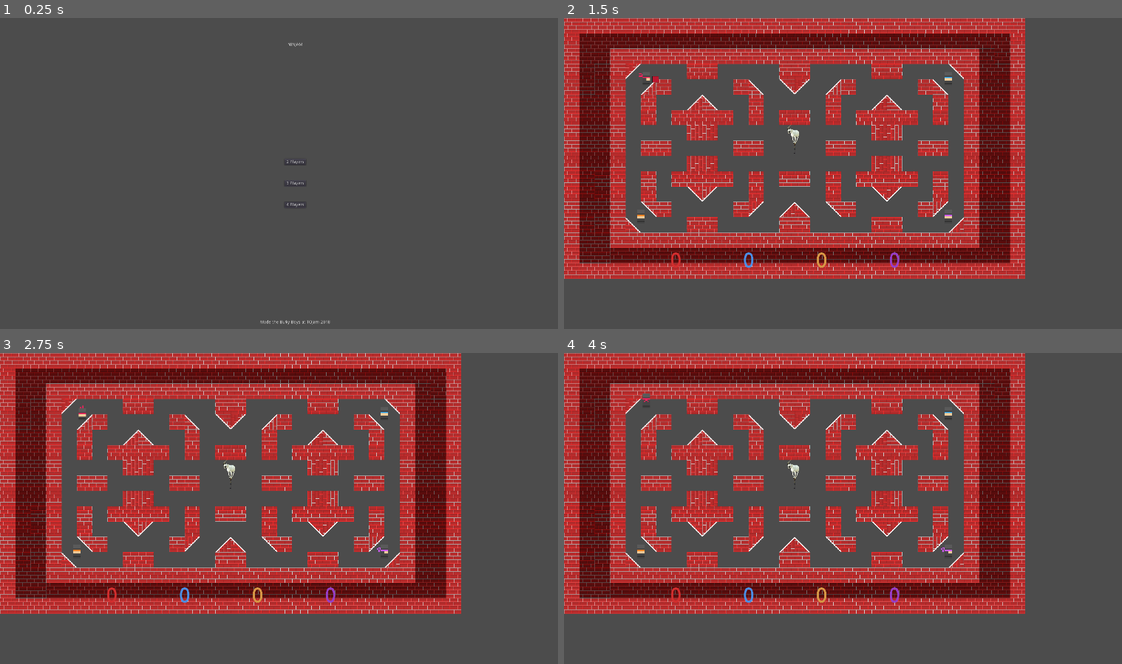
Above: before the commit, frames 1-4 (two rows, left to right).
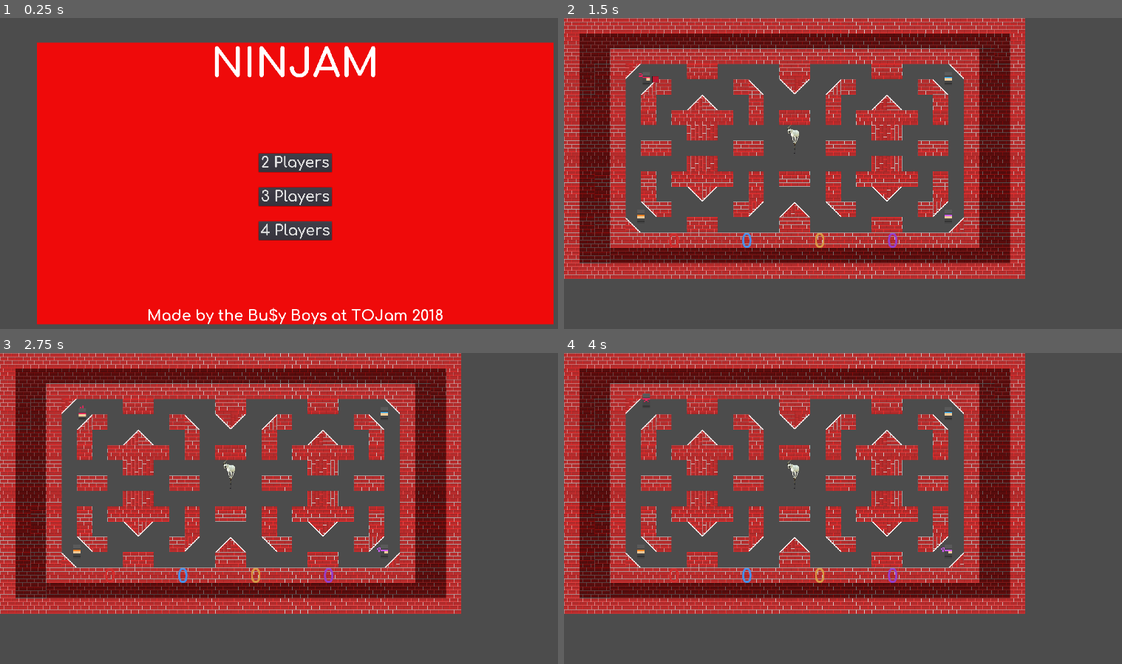
Above: after the commit, the same moments.

Repository: oryzajustin/tojam2018
Game: Godot game, scene res://GUI/MainMenu.tscn
Two runs of this game, one before a commit and one after it. Both use one fixed random seed, a clock stepped at 60 frames per second and the inputs below.
Inputs:
- Up to frame 1 (0.25 s): no input
- Up to frame 2 (1.5 s): click "2 Players" at 0.5 s; tap Enter (ninja4_throw_shuriken) at 1.25 s; hold D (ninja1_right) from 1.28 s (still down); tap E (ninja1_place_trap) at 1.35 s
- Up to frame 3 (2.75 s): tap Space (restart) at 2 s; release D (ninja1_right) at 2.03 s; hold S (ninja1_down) from 2.03 s (still down); tap Q (ninja1_throw_shuriken) at 2.1 s
- Up to frame 4 (4 s): tap Space (restart) at 2.75, 3.5 s; release S (ninja1_down) at 2.78 s; hold D (ninja1_right) 2.78-3.53 s; tap U (ninja2_place_trap) at 2.85 s; hold W (ninja1_up) from 3.53 s (still down); tap T (ninja2_throw_shuriken) at 3.6 s

The runs differ from the first frame. In frame 1, 82% of the frame differs, in the area x 6-100%, y 7-99%; in frame 2, 0.3%; in frame 3, 0.3%; in frame 4, 0.3%.

Commit message:
Polish menus

Diff:
--- a/GUI/GUI.gd
+++ b/GUI/GUI.gd
@@ -13,5 +13,5 @@
 	else:
 		get_node("VBoxContainer/Scores/").hide()
 		get_node("VBoxContainer/Text/VBoxContainer/Win Text").show()
-		get_node("VBoxContainer/Text/VBoxContainer/Winner").set_text(str(global.winner))
+		get_node("VBoxContainer/Text/VBoxContainer/Winner").set_text(str(global.winner) + "!!!")
 		get_node("VBoxContainer/Text/VBoxContainer/Restart").show()
--- a/GUI/GUI.tscn
+++ b/GUI/GUI.tscn
@@ -1,7 +1,15 @@
-[gd_scene load_steps=7 format=2]
+[gd_scene load_steps=8 format=2]
 
 [ext_resource path="res://GUI/GUI.gd" type="Script" id=1]
 [ext_resource path="res://Assets/Comfortaa-Bold.ttf" type="DynamicFontData" id=2]
+
+[sub_resource type="DynamicFont" id=5]
+
+size = 48
+use_mipmaps = false
+use_filter = false
+font_data = ExtResource( 2 )
+_sections_unfolded = [ "Font", "Settings" ]
 
 [sub_resource type="DynamicFont" id=1]
 
@@ -96,17 +104,19 @@
 anchor_top = 0.0
 anchor_right = 0.0
 anchor_bottom = 0.0
-margin_left = 864.0
-margin_top = 457.0
-margin_right = 1015.0
-margin_bottom = 507.0
+margin_left = 648.0
+margin_top = 349.0
+margin_right = 1232.0
+margin_bottom = 614.0
 rect_pivot_offset = Vector2( 0, 0 )
 rect_clip_content = false
 mouse_filter = 1
 mouse_default_cursor_shape = 0
 size_flags_horizontal = 1
 size_flags_vertical = 1
+custom_constants/separation = 50
 alignment = 0
+_sections_unfolded = [ "Theme", "custom_constants" ]
 
 [node name="Win Text" type="Label" parent="VBoxContainer/Text/VBoxContainer" index="0"]
 
@@ -114,14 +124,15 @@
 anchor_top = 0.0
 anchor_right = 0.0
 anchor_bottom = 0.0
-margin_right = 151.0
-margin_bottom = 14.0
-rect_pivot_offset = Vector2( 0, 0 )
-rect_clip_content = false
-mouse_filter = 2
-mouse_default_cursor_shape = 0
-size_flags_horizontal = 1
-size_flags_vertical = 4
+margin_right = 584.0
+margin_bottom = 55.0
+rect_pivot_offset = Vector2( 0, 0 )
+rect_clip_content = false
+mouse_filter = 2
+mouse_default_cursor_shape = 0
+size_flags_horizontal = 1
+size_flags_vertical = 4
+custom_fonts/font = SubResource( 5 )
 text = "The winner is"
 align = 1
 percent_visible = 1.0
@@ -134,19 +145,21 @@
 anchor_top = 0.0
 anchor_right = 0.0
 anchor_bottom = 0.0
-margin_top = 18.0
-margin_right = 151.0
-margin_bottom = 32.0
-rect_pivot_offset = Vector2( 0, 0 )
-rect_clip_content = false
-mouse_filter = 2
-mouse_default_cursor_shape = 0
-size_flags_horizontal = 1
-size_flags_vertical = 4
-align = 1
-percent_visible = 1.0
-lines_skipped = 0
-max_lines_visible = -1
+margin_top = 105.0
+margin_right = 584.0
+margin_bottom = 160.0
+rect_pivot_offset = Vector2( 0, 0 )
+rect_clip_content = false
+mouse_filter = 2
+mouse_default_cursor_shape = 0
+size_flags_horizontal = 1
+size_flags_vertical = 4
+custom_fonts/font = SubResource( 5 )
+align = 1
+percent_visible = 1.0
+lines_skipped = 0
+max_lines_visible = -1
+_sections_unfolded = [ "custom_fonts" ]
 
 [node name="Restart" type="Label" parent="VBoxContainer/Text/VBoxContainer" index="2"]
 
@@ -154,15 +167,16 @@
 anchor_top = 0.0
 anchor_right = 0.0
 anchor_bottom = 0.0
-margin_top = 36.0
-margin_right = 151.0
-margin_bottom = 50.0
-rect_pivot_offset = Vector2( 0, 0 )
-rect_clip_content = false
-mouse_filter = 2
-mouse_default_cursor_shape = 0
-size_flags_horizontal = 1
-size_flags_vertical = 4
+margin_top = 210.0
+margin_right = 584.0
+margin_bottom = 265.0
+rect_pivot_offset = Vector2( 0, 0 )
+rect_clip_content = false
+mouse_filter = 2
+mouse_default_cursor_shape = 0
+size_flags_horizontal = 1
+size_flags_vertical = 4
+custom_fonts/font = SubResource( 5 )
 text = "Press space to restart..."
 align = 1
 percent_visible = 1.0
--- a/GUI/MainMenu.tscn
+++ b/GUI/MainMenu.tscn
@@ -1,6 +1,51 @@
-[gd_scene load_steps=2 format=2]
+[gd_scene load_steps=6 format=2]
 
 [ext_resource path="res://GUI/MainMenu.gd" type="Script" id=1]
+[ext_resource path="res://Assets/Comfortaa-Bold.ttf" type="DynamicFontData" id=2]
+
+[sub_resource type="StyleBoxFlat" id=3]
+
+content_margin_left = -1.0
+content_margin_right = -1.0
+content_margin_top = -1.0
+content_margin_bottom = -1.0
+bg_color = Color( 0.941406, 0.040451, 0.040451, 1 )
+draw_center = true
+border_width_left = 0
+border_width_top = 0
+border_width_right = 0
+border_width_bottom = 0
+border_color = Color( 0.8, 0.8, 0.8, 1 )
+border_blend = false
+corner_radius_top_left = 0
+corner_radius_top_right = 0
+corner_radius_bottom_right = 0
+corner_radius_bottom_left = 0
+corner_detail = 8
+expand_margin_left = 0.0
+expand_margin_right = 0.0
+expand_margin_top = 0.0
+expand_margin_bottom = 0.0
+shadow_color = Color( 0, 0, 0, 0.6 )
+shadow_size = 0
+anti_aliasing = true
+anti_aliasing_size = 1
+
+[sub_resource type="DynamicFont" id=2]
+
+size = 128
+use_mipmaps = false
+use_filter = false
+font_data = ExtResource( 2 )
+_sections_unfolded = [ "Font", "Settings" ]
+
+[sub_resource type="DynamicFont" id=1]
+
+size = 48
+use_mipmaps = false
+use_filter = false
+font_data = ExtResource( 2 )
+_sections_unfolded = [ "Font", "Settings" ]
 
 [node name="Main Menu" type="MarginContainer"]
 
@@ -21,7 +66,22 @@
 script = ExtResource( 1 )
 _sections_unfolded = [ "custom_constants" ]
 
-[node name="VBoxContainer" type="VBoxContainer" parent="." index="0"]
+[node name="Panel" type="Panel" parent="." index="0"]
+
+anchor_left = 0.0
+anchor_top = 0.0
+anchor_right = 1.0
+anchor_bottom = 1.0
+rect_pivot_offset = Vector2( 0, 0 )
+rect_clip_content = false
+mouse_filter = 0
+mouse_default_cursor_shape = 0
+size_flags_horizontal = 1
+size_flags_vertical = 1
+custom_styles/panel = SubResource( 3 )
+_sections_unfolded = [ "custom_styles" ]
+
+[node name="VBoxContainer" type="VBoxContainer" parent="." index="1"]
 
 anchor_left = 0.0
 anchor_top = 0.0
@@ -46,18 +106,21 @@
 anchor_right = 0.0
 anchor_bottom = 0.0
 margin_right = 1680.0
-margin_bottom = 14.0
+margin_bottom = 143.0
 rect_pivot_offset = Vector2( 0, 0 )
 rect_clip_content = false
 mouse_filter = 2
 mouse_default_cursor_shape = 0
 size_flags_horizontal = 1
 size_flags_vertical = 4
-text = "NINJAM"
-align = 1
+custom_fonts/font = SubResource( 2 )
+text = "Ninjam"
+align = 1
+uppercase = true
 percent_visible = 1.0
 lines_skipped = 0
 max_lines_visible = -1
+_sections_unfolded = [ "custom_fonts" ]
 
 [node name="Menu Options" type="VBoxContainer" parent="VBoxContainer" index="1"]
 
@@ -65,10 +128,10 @@
 anchor_top = 0.0
 anchor_right = 0.0
 anchor_bottom = 0.0
-margin_left = 805.0
-margin_top = 18.0
-margin_right = 875.0
-margin_bottom = 902.0
+margin_left = 721.0
+margin_top = 147.0
+margin_right = 959.0
+margin_bottom = 861.0
 rect_pivot_offset = Vector2( 0, 0 )
 rect_clip_content = false
 mouse_filter = 1
@@ -85,9 +148,9 @@
 anchor_top = 0.0
 anchor_right = 0.0
 anchor_bottom = 0.0
-margin_top = 362.0
-margin_right = 70.0
-margin_bottom = 382.0
+margin_top = 215.0
+margin_right = 238.0
+margin_bottom = 276.0
 rect_pivot_offset = Vector2( 0, 0 )
 rect_clip_content = false
 focus_mode = 2
@@ -95,6 +158,7 @@
 mouse_default_cursor_shape = 0
 size_flags_horizontal = 1
 size_flags_vertical = 1
+custom_fonts/font = SubResource( 1 )
 toggle_mode = false
 enabled_focus_mode = 2
 shortcut = null
@@ -102,6 +166,7 @@
 text = "2 Players"
 flat = false
 align = 1
+_sections_unfolded = [ "custom_fonts" ]
 
 [node name="3 Players" type="Button" parent="VBoxContainer/Menu Options" index="1"]
 
@@ -109,9 +174,9 @@
 anchor_top = 0.0
 anchor_right = 0.0
 anchor_bottom = 0.0
-margin_top = 432.0
-margin_right = 70.0
-margin_bottom = 452.0
+margin_top = 326.0
+margin_right = 238.0
+margin_bottom = 387.0
 rect_pivot_offset = Vector2( 0, 0 )
 rect_clip_content = false
 focus_mode = 2
@@ -119,6 +184,7 @@
 mouse_default_cursor_shape = 0
 size_flags_horizontal = 1
 size_flags_vertical = 1
+custom_fonts/font = SubResource( 1 )
 toggle_mode = false
 enabled_focus_mode = 2
 shortcut = null
@@ -133,9 +199,9 @@
 anchor_top = 0.0
 anchor_right = 0.0
 anchor_bottom = 0.0
-margin_top = 502.0
-margin_right = 70.0
-margin_bottom = 522.0
+margin_top = 437.0
+margin_right = 238.0
+margin_bottom = 498.0
 rect_pivot_offset = Vector2( 0, 0 )
 rect_clip_content = false
 focus_mode = 2
@@ -143,6 +209,7 @@
 mouse_default_cursor_shape = 0
 size_flags_horizontal = 1
 size_flags_vertical = 1
+custom_fonts/font = SubResource( 1 )
 toggle_mode = false
 enabled_focus_mode = 2
 shortcut = null
@@ -157,7 +224,7 @@
 anchor_top = 0.0
 anchor_right = 0.0
 anchor_bottom = 0.0
-margin_top = 906.0
+margin_top = 865.0
 margin_right = 1680.0
 margin_bottom = 920.0
 rect_pivot_offset = Vector2( 0, 0 )
@@ -166,7 +233,8 @@
 mouse_default_cursor_shape = 0
 size_flags_horizontal = 1
 size_flags_vertical = 4
-text = "Made the Bu$y Boys at TOJam 2018"
+custom_fonts/font = SubResource( 1 )
+text = "Made by the Bu$y Boys at TOJam 2018"
 align = 1
 percent_visible = 1.0
 lines_skipped = 0
--- a/Scenes/FourPlayerMap.tscn
+++ b/Scenes/FourPlayerMap.tscn
@@ -9,7 +9,7 @@
 [ext_resource path="res://Scenes/flag.tscn" type="PackedScene" id=7]
 [ext_resource path="res://GUI/GUI.tscn" type="PackedScene" id=8]
 
-[node name="Four Player Map" type="Node2D" index="0"]
+[node name="Four Player Map" type="Node2D"]
 
 script = ExtResource( 1 )
 
@@ -52,34 +52,32 @@
 
 [node name="GUI" parent="." index="1" instance=ExtResource( 8 )]
 
-margin_left = 230.0
-margin_top = 720.0
-margin_right = 1209.0
-margin_bottom = 768.0
+margin_right = 1426.0
+margin_bottom = 786.0
 
 [node name="VBoxContainer" parent="GUI" index="0"]
 
-margin_right = 1023.0
-margin_bottom = 146.0
+margin_right = 1470.0
+margin_bottom = 830.0
 
 [node name="Text" parent="GUI/VBoxContainer" index="0"]
 
-margin_right = 1003.0
-margin_bottom = 50.0
+margin_right = 1450.0
+margin_bottom = 734.0
 
 [node name="VBoxContainer" parent="GUI/VBoxContainer/Text" index="0"]
 
-margin_left = 426.0
-margin_top = 0.0
-margin_right = 577.0
-margin_bottom = 50.0
+margin_left = 433.0
+margin_top = 234.0
+margin_right = 1017.0
+margin_bottom = 499.0
 
 [node name="Scores" parent="GUI/VBoxContainer" index="1"]
 
-margin_left = 201.0
-margin_top = 54.0
-margin_right = 801.0
-margin_bottom = 126.0
+margin_left = 425.0
+margin_top = 738.0
+margin_right = 1025.0
+margin_bottom = 810.0
 
 
 [editable path="GUI"]
--- a/Scenes/flag.tscn
+++ b/Scenes/flag.tscn
@@ -21,8 +21,10 @@
 gravity = 98.0
 linear_damp = 0.1
 angular_damp = 1.0
+collision_layer = 16
 audio_bus_override = false
 audio_bus_name = "Master"
+_sections_unfolded = [ "Collision" ]
 
 [node name="CollisionPolygon2D" type="CollisionPolygon2D" parent="Pickup Area" index="0"]
 
--- a/Scenes/player.tscn
+++ b/Scenes/player.tscn
@@ -6,12 +6,12 @@
 [ext_resource path="res://Assets/Audio/coin8.wav" type="AudioStream" id=4]
 [ext_resource path="res://Assets/Audio/sheepHit.wav" type="AudioStream" id=5]
 
-[node name="Player" type="KinematicBody2D" index="0" groups=[
+[node name="Player" type="KinematicBody2D" groups=[
 "players",
 ]]
 
 input_pickable = false
-collision_layer = 2
+collision_layer = 8
 collision_mask = 31
 collision/safe_margin = 0.08
 script = ExtResource( 1 )
--- a/Scenes/shuriken.tscn
+++ b/Scenes/shuriken.tscn
@@ -11,7 +11,7 @@
 
 input_pickable = true
 collision_layer = 4
-collision_mask = 3
+collision_mask = 9
 collision/safe_margin = 0.08
 script = ExtResource( 1 )
 _sections_unfolded = [ "Collision", "Transform" ]
--- a/Scenes/tileset_edit.tscn
+++ b/Scenes/tileset_edit.tscn
@@ -2,7 +2,7 @@
 
 [ext_resource path="res://Assets/tileset_placeholder.png" type="Texture" id=1]
 
-[node name="Node2D" type="Node2D" index="0"]
+[node name="Node2D" type="Node2D"]
 
 _sections_unfolded = [ "Transform" ]
 
--- a/Scenes/trap.tscn
+++ b/Scenes/trap.tscn
@@ -3,7 +3,7 @@
 [ext_resource path="res://Scripts/Trap.gd" type="Script" id=1]
 [ext_resource path="res://Assets/trap.png" type="Texture" id=2]
 
-[node name="Trap" type="Node2D"]
+[node name="Trap" type="Node2D" index="0"]
 
 script = ExtResource( 1 )
 _sections_unfolded = [ "Collision" ]
@@ -22,7 +22,7 @@
 linear_damp = 0.1
 angular_damp = 1.0
 collision_layer = 8
-collision_mask = 3
+collision_mask = 9
 audio_bus_override = false
 audio_bus_name = "Master"
 _sections_unfolded = [ "Collision" ]
@@ -39,6 +39,8 @@
 gravity = 98.0
 linear_damp = 0.1
 angular_damp = 1.0
+collision_layer = 2
+collision_mask = 9
 audio_bus_override = false
 audio_bus_name = "Master"
 
@@ -54,6 +56,8 @@
 gravity = 98.0
 linear_damp = 0.1
 angular_damp = 1.0
+collision_layer = 2
+collision_mask = 9
 audio_bus_override = false
 audio_bus_name = "Master"
 
--- a/project.godot
+++ b/project.godot
@@ -84,9 +84,9 @@
 [layer_names]
 
 2d_physics/layer_1="walls"
-2d_physics/layer_2="players"
-2d_physics/layer_3="projectiles"
-2d_physics/layer_4="traps"
+2d_physics/layer_2="traps"
+2d_physics/layer_3="shuriken"
+2d_physics/layer_4="players"
 2d_physics/layer_5="flag"
 
 [rendering]
